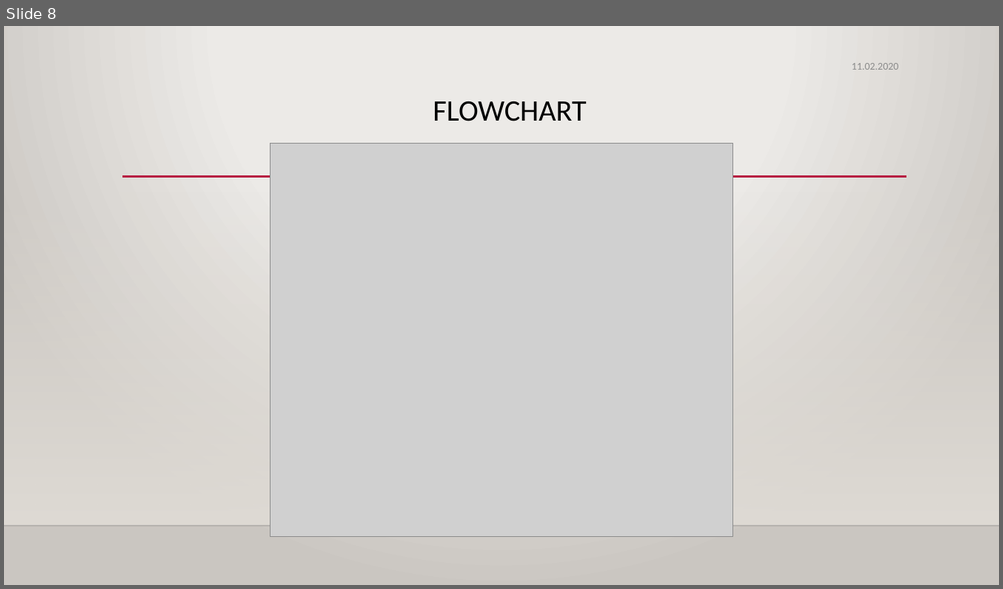
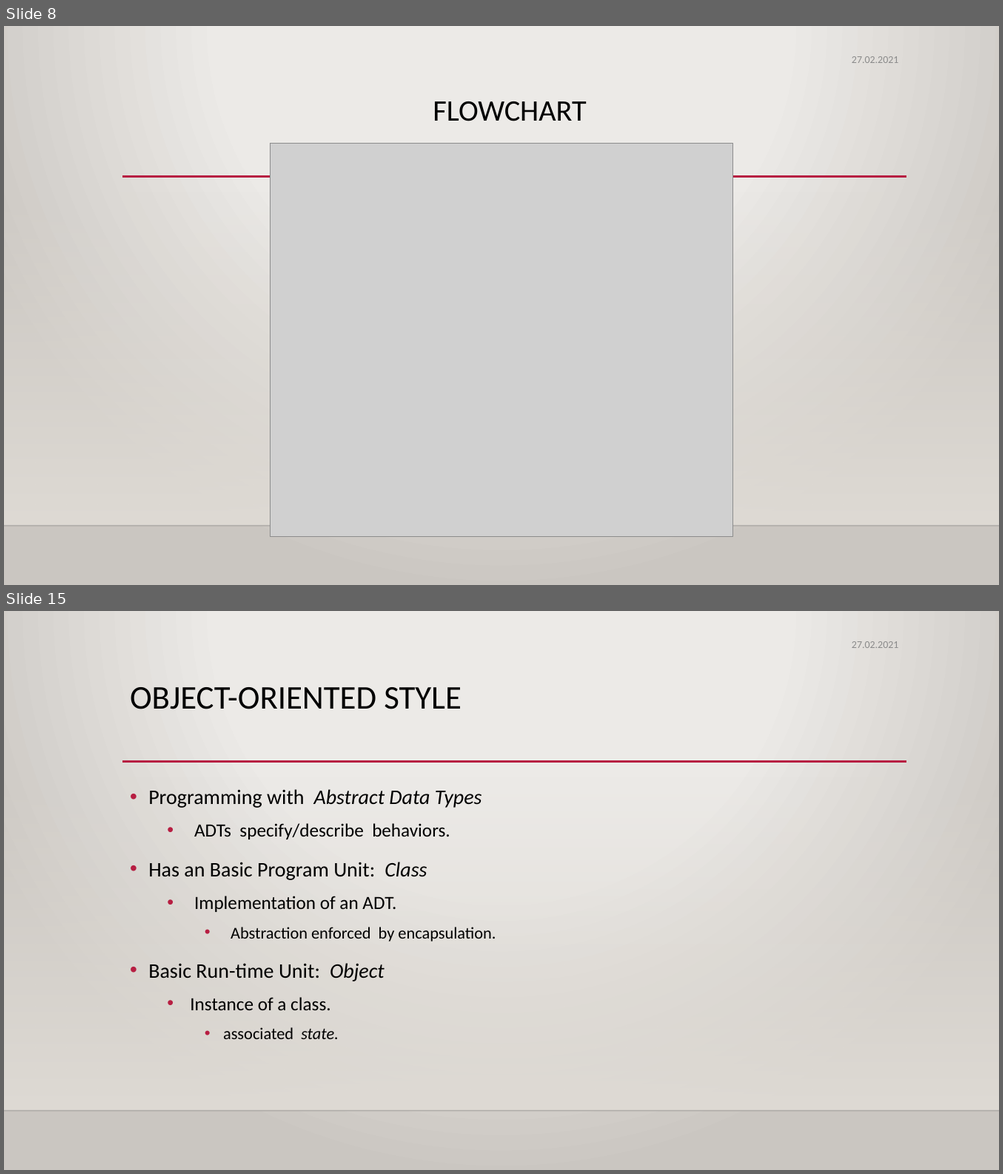
Before and after one commit to Tuyji/Medipol_OOP_2021, a slide deck: w1/w1_OOP_2021.pptx. Shown one above the other, each under a label of ours: slide 8 before the commit, slides 8 and 15 after it; the slides between them are not shown. The pictures are 1003x589 and 1003x1174 pixels, drawn with LibreOffice and Linux fonts; fonts in the diff are those of the drawing; grey boxes stand for pictures; background and template pictures are left out. Boxes give left, top, right and bottom in pixels: in the first picture for what was removed or moved away, otherwise in the second. Text is boxed around its words. In the diff, an @@ line names an element or a change of style, - is before the commit and + after.

```diff
--- a/w1/w1_OOP_2021.pptx
+++ b/w1/w1_OOP_2021.pptx
@@ slide 15 added at (x1=4, y1=611, x2=999, y2=1170), background gradient #ECEAE7 to #CAC7C1; not listed: 3 template elements that a slide beside it also shows @@
@@ text added at (x1=851, y1=641, x2=899, y2=648), 10 pt, text #8C8C8C @@
+27.02.2021
@@ title added at (x1=130, y1=687, x2=461, y2=709), 32 pt, text #000000 @@
+OBJECT-ORIENTED STYLE
@@ text added at (x1=148, y1=789, x2=495, y2=1039), 20 pt, text #000000 @@
+• Programming with Abstract Data Types
+  • ADTs specify/describe behaviors.
+• Has an Basic Program Unit: Class
+  • Implementation of an ADT.
+    • Abstraction enforced by encapsulation.
+• Basic Run-time Unit: Object
+  • Instance of a class.
+    • associated state.
@@ slide 8 changed as well @@
@@ text at (x1=851, y1=56, x2=899, y2=63): text changed @@
-11.02.2020
+27.02.2021
```
Also in this commit, not shown: 9 other slides changed, 8 other slides added, 11 other files.
